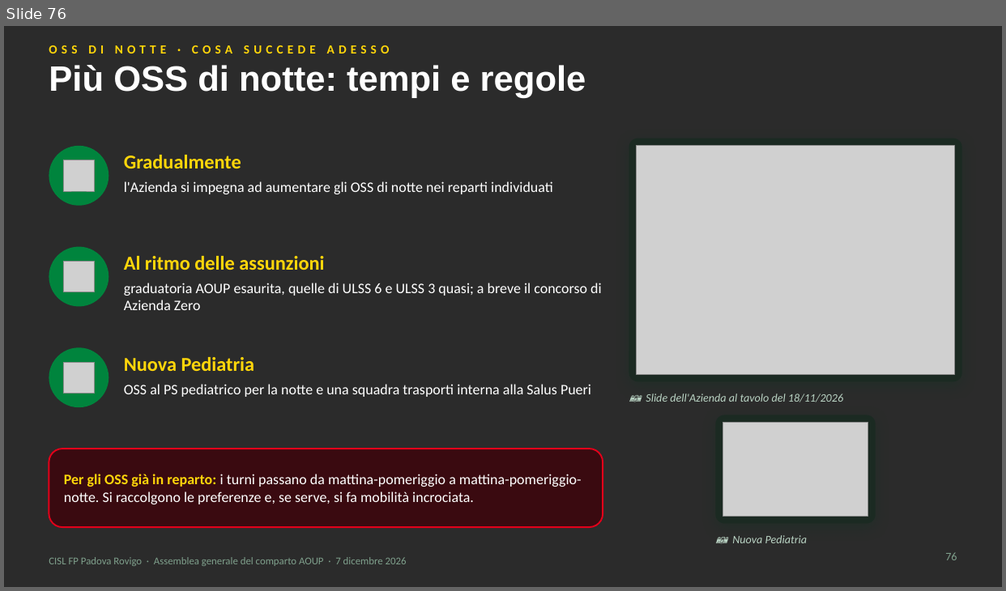
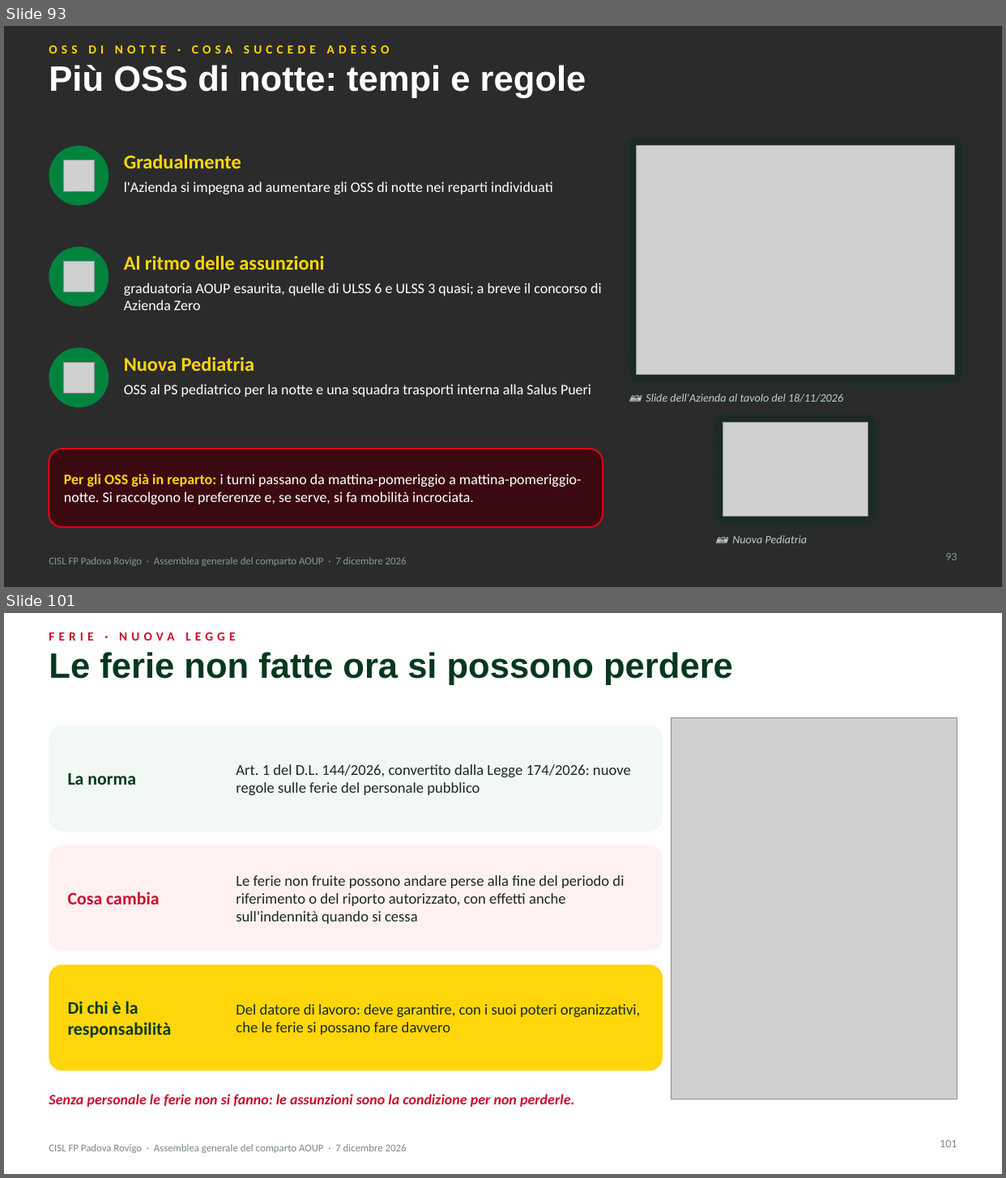
Before and after one commit to aki1806-droid/Prove, a slide deck: produzione/assemblea-2026-12-07/slide/assemblea-2026-12-07.pptx. Shown one above the other, each under a label of ours: slide 76 before the commit, slides 93 and 101 after it; the slides between them are not shown. The pictures are 1006x591 and 1006x1178 pixels, drawn with LibreOffice and Linux fonts; fonts in the diff are those of the drawing; grey boxes stand for pictures; background and template pictures are left out; a plain dark background stands for a picture behind light text. Boxes give left, top, right and bottom in pixels: in the first picture for what was removed or moved away, otherwise in the second. Text is boxed around its words. In the diff, an @@ line names an element or a change of style, - is before the commit and + after.

```diff
--- a/produzione/assemblea-2026-12-07/slide/assemblea-2026-12-07.pptx
+++ b/produzione/assemblea-2026-12-07/slide/assemblea-2026-12-07.pptx
@@ slide 101 added at bbox=[4, 613, 1002, 1174], background #FFFFFF @@
@@ text added at bbox=[49, 632, 235, 641], 12 pt, text #C8102E, bold @@
+FERIE · NUOVA LEGGE
@@ title added at bbox=[49, 652, 733, 685], 34 pt, text #06381F, bold @@
+Le ferie non fatte ora si possono perdere
@@ rounded rectangle added at bbox=[49, 726, 663, 832], fill #F2F8F3 @@
@@ picture added at bbox=[671, 717, 957, 1100] @@
@@ text added at bbox=[68, 773, 136, 785], 17 pt, text #06381F, bold @@
+La norma
@@ text added at bbox=[236, 764, 631, 795], 14.5 pt, text #1B2A22 @@
+Art. 1 del D.L. 144/2026, convertito dalla Legge 174/2026: nuove regole sulle ferie del personale pubblico
@@ rounded rectangle added at bbox=[49, 845, 663, 952], fill #FFF1F2 @@
@@ text added at bbox=[236, 875, 624, 924], 14.5 pt, text #1B2A22 @@
+Le ferie non fruite possono andare perse alla fine del periodo di riferimento o del riporto autorizzato, con effetti anche sull'indennità quando si cessa
@@ text added at bbox=[68, 892, 159, 905], 17 pt, text #C8102E, bold @@
+Cosa cambia
@@ rounded rectangle added at bbox=[49, 965, 663, 1071], fill #FFD60A @@
@@ text added at bbox=[68, 1001, 172, 1038], 17 pt, text #06381F, bold @@
+Di chi è la responsabilità
@@ text added at bbox=[236, 1004, 640, 1035], 14.5 pt, text #1B2A22 @@
+Del datore di lavoro: deve garantire, con i suoi poteri organizzativi, che le ferie si possano fare davvero
@@ text added at bbox=[49, 1094, 574, 1107], 14 pt, text #C8102E, bold, italic @@
+Senza personale le ferie non si fanno: le assunzioni sono la condizione per non perderle.
@@ text added at bbox=[49, 1144, 407, 1153], 10 pt, text #7A8B81 @@
+CISL FP Padova Rovigo · Assemblea generale del comparto AOUP · 7 dicembre 2026
@@ page number added at bbox=[940, 1140, 957, 1148], 11 pt, text #7A8B81 @@
+101
@@ what was slide 76 is now slide 93 @@
@@ page number at bbox=[945, 553, 957, 561]: text changed @@
-76
+93
```
Also in this commit, not shown: 3 slides changed, 26 other slides added, 19 other files.
